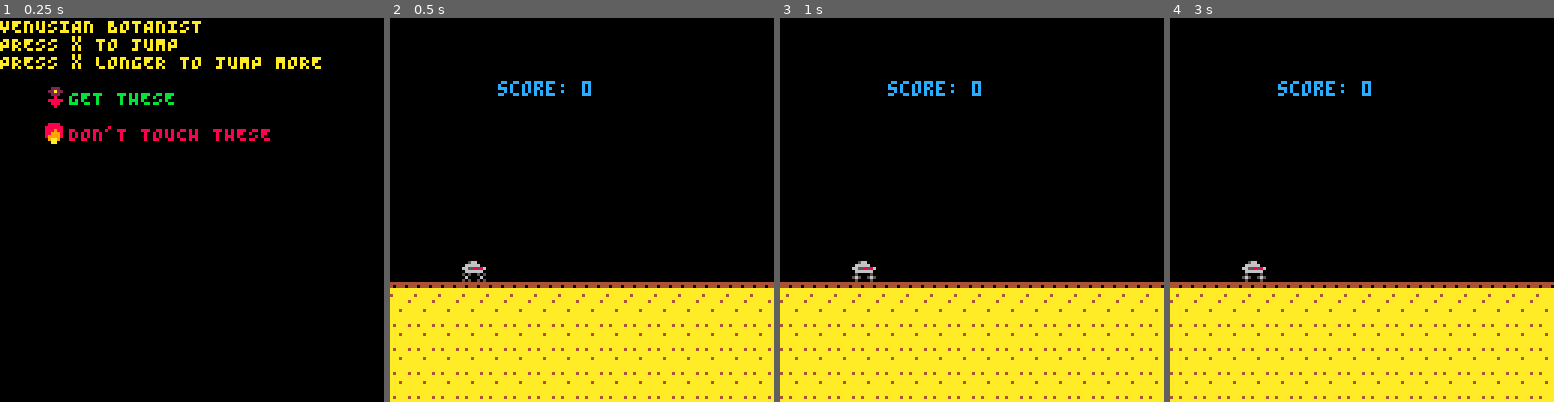
Above: before the commit, frames 1-4 (left to right).
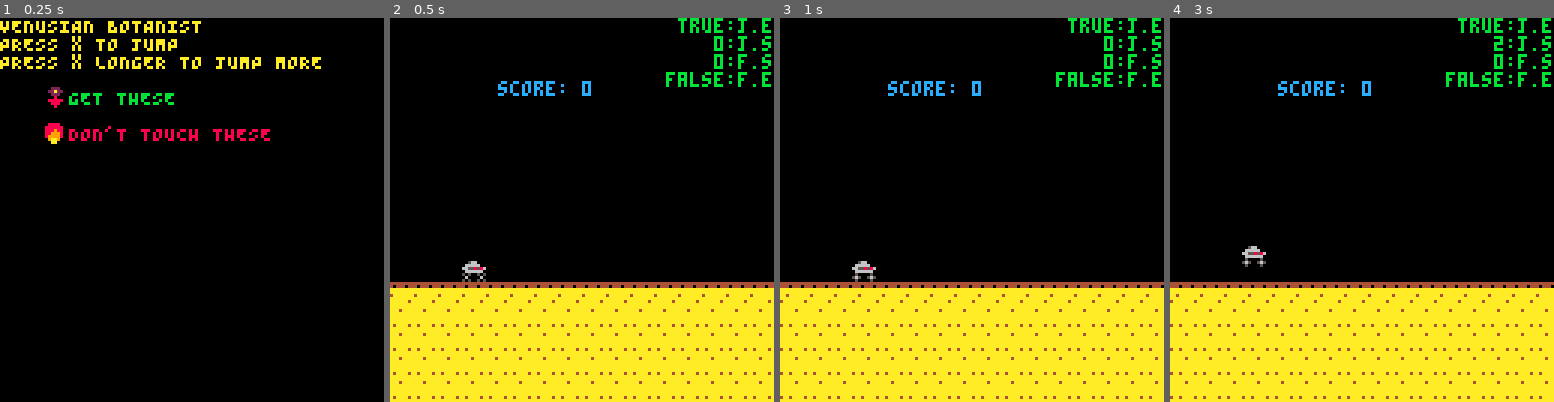
Above: after the commit, the same moments.

Repository: kitasuna/pico8-runner
Game: PICO-8 cartridge scroll.p8
The game is run twice, just before and just after one commit, with the same random seed, the same clock (stepped at 60 frames per second) and the same inputs.
Inputs:
- Up to frame 1 (0.25 s): no input
- Up to frame 2 (0.5 s): tap X (X key) at 0.33 s
- Up to frame 3 (1 s): tap O (Z key) at 0.7 s
- Up to frame 4 (3 s): tap X (X key) at 1.07, 1.85, 2.97 s; hold Right 1.6-2.1 s; tap O (Z key) every 0.4 s from 1.7 to 2.9 s; hold Up 2.15-2.42 s; hold Right from 2.47 s (still down)

Frame 1 is identical in both runs. In frame 2, 1.2% of the frame differs, in the area x 71-100%, y 0-18%; in frame 3, 1.2%; in frame 4, 1.5%, in the area x 18-100%, y 0-69%.

Commit message:
Unify event streams

Diff:
--- a/helper.lua
+++ b/helper.lua
@@ -9,7 +9,7 @@
 
 function drop_all_sprites(ss)
   foreach(ss, function(s)
-      return sprite_drop(ss, s)
+      return del(ss, s)
   end)
 
   return ss
--- a/menus.lua
+++ b/menus.lua
@@ -1,41 +1,42 @@
 function upd_win()
-  game_state = handle_level_tween(game_state)
+  handle_level_tween()
 end
 
 function upd_lose()
-  game_state = handle_menu(game_state)
+  handle_menu()
 end
 
 function upd_title()
-  game_state = handle_menu(game_state)
+  handle_menu()
 end
 
--- GameState -> GameState
-function handle_menu(gs)
-  local lvl_len = len(gs.levels)
-  if(gs.lock_input == 0) then
-    if(btnp(BTN_A) or btnp(BTN_B)) then return init_game(gs) end
-    if(btnp(BTN_D) and (gs.current_level_idx > 1)) then gs.current_level_idx -= 1 end
-    if(btnp(BTN_U) and (gs.current_level_idx < lvl_len)) then gs.current_level_idx += 1 end
+function handle_menu()
+  local lvl_len = len(game_state.levels)
+  if(game_state.lock_input == 0) then
+    if(btnp(BTN_A) or btnp(BTN_B)) then return init_game(game_state) end
+    if(btnp(BTN_D) and (gs.current_level_idx > 1)) then game_state.current_level_idx -= 1 end
+    if(btnp(BTN_U) and (gs.current_level_idx < lvl_len)) then game_state.current_level_idx += 1 end
   end
-  if(gs.lock_input > 0) then
-    gs.lock_input -= 1
+  if(game_state.lock_input > 0) then
+    game_state.lock_input -= 1
   end
-  return gs
 end
 
--- GameState -> GameState
-function handle_level_tween(gs)
-  local lvl_len = len(gs.levels)
-  if(gs.lock_input == 0) then
-    if(btnp(BTN_A) or btnp(BTN_B)) then return next_level(gs) end
-    if(btnp(BTN_D) and (gs.current_level_idx > 1)) then gs.current_level_idx -= 1 end
-    if(btnp(BTN_U) and (gs.current_level_idx < lvl_len)) then gs.current_level_idx += 1 end
+function handle_level_tween()
+  local lvl_len = len(game_state.levels)
+  if(game_state.lock_input == 0) then
+    -- TODO
+    --  change this next_level call to an event
+    --  make this  "current level" thing a local? can we persist it somehow? just
+    --    get it out of the game_state
+    --  Try to make sure only god function modifies game state so things don't get weird
+    if(btnp(BTN_A) or btnp(BTN_B)) then return next_level(game_state) end
+    if(btnp(BTN_D) and (game_state.current_level_idx > 1)) then game_state.current_level_idx -= 1 end
+    if(btnp(BTN_U) and (game_state.current_level_idx < lvl_len)) then game_state.current_level_idx += 1 end
   end
-  if(gs.lock_input > 0) then
-    gs.lock_input -= 1
+  if(game_state.lock_input > 0) then
+    game_state.lock_input -= 1
   end
-  return gs
 end
 
 function handle_lose()
--- a/player.lua
+++ b/player.lua
@@ -9,17 +9,14 @@
       plr.vel_y = 0
     elseif(fastfall.state == 5) then
       plr.vel_y = 12
-      add(st_game, { type = 'FIRE', payload = coll_void })
     elseif(fastfall.state == 20) then
       plr.vel_y = 24
     end
 
-    add(st_ability, { type = 'NEXT_STATE', payload = 'fastfall' })
+    fastfall.state += 1
 
-    -- TODO: This should be done in the player stream...
-    -- if y > GROUND_Y then do all this stuff
     if(plr.y >= GROUND_Y and fastfall.state >= 1) then
-      add(st_ability, { type = 'RESET_STATE', payload = 'fastfall' })
+      abilities.fastfall.state = 0
       add(st_game, { type = 'PLAYER_POS_Y', payload = GROUND_Y })
       add(st_game, { type = 'PLAYER_VEL_Y', payload = 0 })
     end
@@ -41,11 +38,14 @@
 
     if(jump.state == 1) then
       add(st_game, { type = 'PLAYER_VEL_Y', payload = v0})
-      add(st_ability, { type = 'NEXT_STATE', payload = 'jump' })
+      jump.state += 1
     elseif(jump.state >= 2 and plr.y >= GROUND_Y) then
-      add(st_ability, { type = 'RESET_STATE', payload = 'jump' })
+      -- TODO if we put this into the event stream, it gets wiped out before it gets
+      -- intercepted in the next frame...
+      abilities.jump.state = -1
       add(st_game, { type = 'PLAYER_POS_Y', payload = GROUND_Y })
       add(st_game, { type = 'PLAYER_VEL_Y', payload = 0 })
+      jump.state += 1
     else
       if(plr.vel_y >= 1.0) then
         addlG = 2.8
@@ -54,6 +54,7 @@
       end
 
       add(st_game, { type = 'PLAYER_VEL_Y', payload = plr.vel_y + (G * addlG) })
+      jump.state += 1
     end
 
     return plr
@@ -66,18 +67,15 @@
   jump = jump
 }
 
-coll_void = function () end
-
--- Btn -> Ability[]
-function get_by_key(key)
-  return reduce(function (acc, x)
-    if(x.fkey == key and x.state == 0 and x.enabled == true) then
-     return x
+function abilities_do_things()
+  for k, v in pairs(st_game) do
+    if(v.type == 'ABILITY_FIRE' and abilities[v.payload].state == 0) then
+      abilities[v.payload].state = 1
     end
-
-    return acc
+    if(v.type == 'ABILITY_STOP_FIRE') then
+      abilities[v.payload].state = 0
+    end
   end
-  , nil, abilities)
 end
 
 function player_does_things()
--- a/scroll.p8
+++ b/scroll.p8
@@ -5,16 +5,13 @@
 map_x = 0
 diff = {0, 0}
 GROUND_Y = 80 -- switch to this eventually
-
 scroll_speed = 1
 speed_mult = 2
 
 player = {}
 
--- Streams
+-- Event stream
 st_game = {}
-st_ability = {}
-st_collision = {}
 
 #include const.lua
 #include player.lua
@@ -53,6 +50,25 @@
       game_state.lock_input = 20
       scrn.upd = upd_lose
       scrn.drw = drw_lose
+    end
+    if(v.type == 'LEVEL_CLEAR') then
+      drop_all(game_state.entities)
+      game_state.lock_input = 20
+      abilities[v.payload.enable_on_clear].enabled = true
+      scrn.upd = upd_win
+      scrn.drw = drw_win
+    end
+    if(v.type == 'LEVEL_NEXT') then
+      game_state.current_level = game_state.levels[v.payload]
+
+      -- TODO maybe do this with an event...
+      player = reset_player(player)
+
+      game_state.lock_input = 0
+      game_state.distance = { meters = 0, kilometers = 0 }
+      game_state.entities = drop_all_sprites(game_state.entities)
+      scrn.drw = drw_game
+      scrn.upd = upd_game
     end
   end
 end
@@ -144,27 +160,16 @@
   gen_update(comet_gen, game_state)
 
   local abil
-  if(btnp(BTN_A)) then
-    abil = get_by_key(BTN_A)
-    if(abil != nil) then
-      add(st_ability, { type = 'NEXT_STATE', payload = abil.name})
-    end
-  end
-
-
-  if(btnp(BTN_D)) then
-    abil = get_by_key(BTN_D)
+  if(btnp(BTN_A) and abilities.jump.enabled == true) then
+    add(st_game, { type = 'ABILITY_FIRE', payload = abilities.jump.name})
+  end
+
+
+  if(btnp(BTN_D) and abilities.fastfall.enabled == true) then
     -- Fastfalling turns off jump updates
-    if(abil != nil) then
-      add(st_ability, { type = 'RESET_STATE', payload = abilities.jump.name })
-      add(st_ability, { type = 'NEXT_STATE', payload = abil.name })
-    end
-  end
-
-  if(btnp(BTN_B)) then
-    add(st_ability, { type = 'TOGGLE', payload = 'fastfall' } )
-  end
-
+    add(st_game, { type = 'ABILITY_STOP_FIRE', payload = abilities.jump.name })
+    add(st_game, { type = 'ABILITY_FIRE', payload = abilities.fastfall.name })
+  end
 
   -- update player animation
   if(game_state.distance.meters % 3 == 0) then
@@ -177,10 +182,7 @@
 
   -- TODO: Add event here
   if(player.score >= game_state.current_level.goal) then
-    game_state.lock_input = 20
-    abilities.fastfall.enabled = true
-    scrn.upd = upd_win
-    scrn.drw = drw_win
+    add(st_game, {type = 'LEVEL_CLEAR', payload = game_state.current_level})
   end
 
 
@@ -189,17 +191,16 @@
   end
 
 
+
+  god_does_things()
+  abilities_do_things()
   for k, v in pairs(abilities) do
     if(abilities[k].state > 0) then
       abilities[k].f(player)
     end
   end
-
+  player_does_things()
   debugger_does_things()
-  god_does_things()
-  player_does_things()
-  proc_st_game() -- TODO: Maybe eventually this takes / returns game state... mad side-effects though
-  proc_st_ability()
 
   -- Reset message queue
   st_game = {}
@@ -220,27 +220,6 @@
   end
 end
 
--- Accesses st_ability, abilities
--- Ability[] -> Ability[]
--- Updates ability states
--- Toggles abilities on and off
-function proc_st_ability()
-  for k, v in pairs(st_ability) do
-    if(v.type == 'TOGGLE') then
-      abilities[v.payload].enabled = not abilities[v.payload].enabled
-    end
-    if(v.type == 'NEXT_STATE') then
-      abilities[v.payload].state += 1
-    end
-    if(v.type == 'RESET_STATE') then
-      abilities[v.payload].state = 0
-      -- update collision here
-    end
-  end
-  st_ability = {}
-  return abilities
-end
-
 function drw_game()
   cls(0)
   map(0,0,map_x,0,16,16)
@@ -255,7 +234,6 @@
 
     -- Player stats
     -- print("ab: ", 88, 6, 12)
-    -- print("FF", 112, 6, abilities.fastfall.enabled and CLR_GRN or CLR_RED)
     -- print("alive: "..tostr(player.alive), 44, 18, 11)
     -- print("p.vy: "..player.vel_y, 70, 0, CLR_RED)
     -- print("ff: "..fastfall.state, 70, 15, CLR_GRN)
@@ -270,10 +248,10 @@
     -- Abilities
     local nexty = 0
     local ab_msgs = {
-      -- tostr(abilities.fastfall.enabled)..":f.e",
-      -- tostr(abilities.fastfall.state)..":f.s",
-      -- tostr(abilities.jump.enabled)..":j.e",
-      -- tostr(abilities.jump.state)..":j.s",
+      tostr(abilities.jump.enabled)..":j.e",
+      tostr(abilities.jump.state)..":j.s",
+      tostr(abilities.fastfall.state)..":f.s",
+      tostr(abilities.fastfall.enabled)..":f.e",
       -- tostr(player.vel_y)..":p.vy",
       -- tostr(player.y)..":p.y",
     }
--- a/state.lua
+++ b/state.lua
@@ -9,11 +9,13 @@
   levels = {
     {
       num = 0,
-      goal = 5
+      goal = 1,
+      enable_on_clear = 'fastfall'
     },
     {
       num = 1,
-      goal = 20
+      goal = 20,
+      enable_on_clear = 'fastfall'
     }
   }
 }
